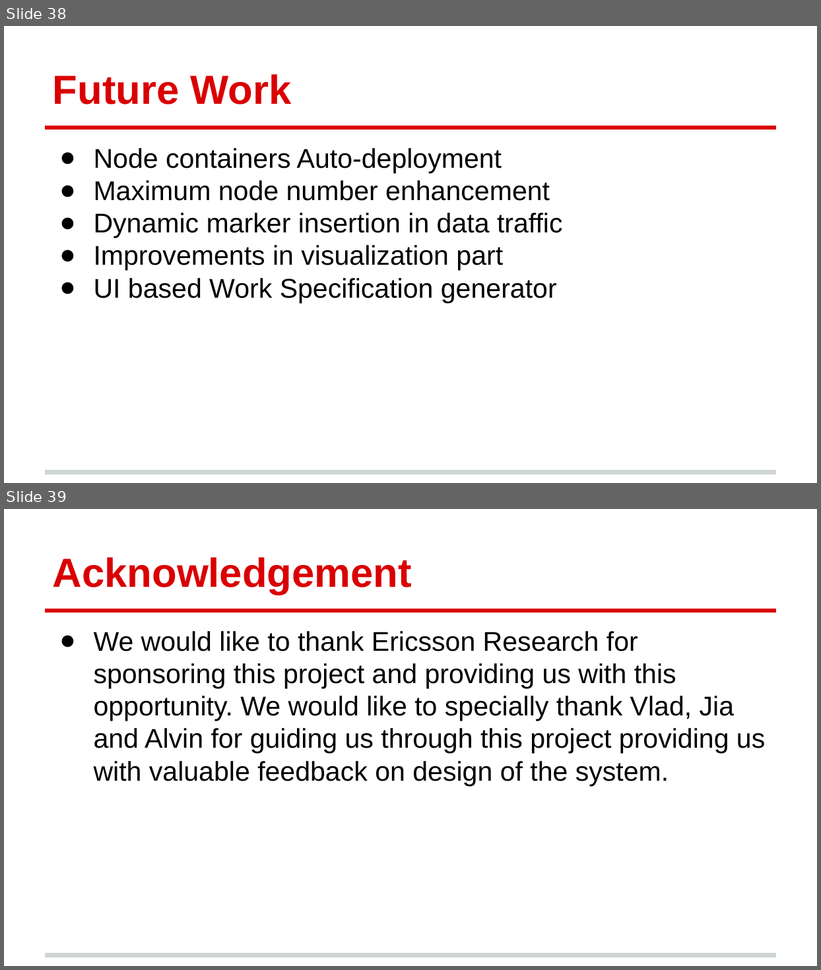
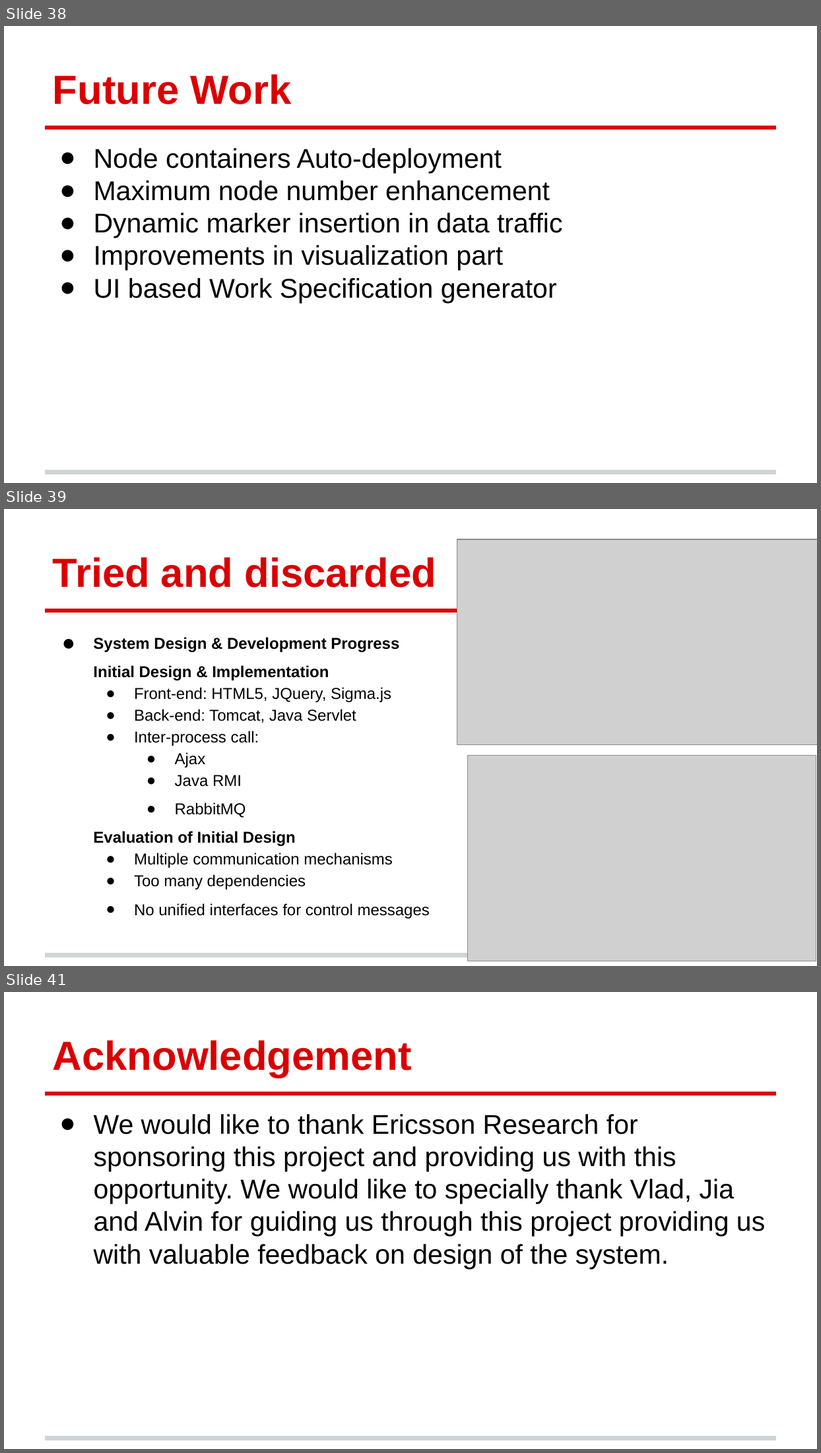
Before and after one commit to cmusv-sc/Practicum2014-Ericsson-Media, a slide deck: docs/presentations/Final Presentation.pptx. Shown one above the other, each under a label of ours: slides 38 and 39 before the commit, slides 38, 39 and 41 after it; the slides between them are not shown. The pictures are 821x970 and 821x1453 pixels, drawn with LibreOffice and Linux fonts; fonts in the diff are those of the drawing; grey boxes stand for pictures. Boxes give left, top, right and bottom in pixels: in the first picture for what was removed or moved away, otherwise in the second. Text is boxed around its words. In the diff, an @@ line names an element or a change of style, - is before the commit and + after.

```diff
--- a/docs/presentations/Final Presentation.pptx
+++ b/docs/presentations/Final Presentation.pptx
@@ slide 39 added at (x1=4, y1=509, x2=817, y2=966), background #FFFFFF; not listed: 2 template elements that a slide beside it also shows @@
@@ picture added at (x1=457, y1=539, x2=817, y2=745) @@
@@ text added at (x1=53, y1=557, x2=436, y2=588), 36 pt, text #DA0002, bold @@
+Tried and discarded
@@ text added at (x1=93, y1=637, x2=430, y2=919), 14 pt, text #000000 @@
+● System Design & Development Progress
+Initial Design & Implementation
+● Front-end: HTML5, JQuery, Sigma.js
+● Back-end: Tomcat, Java Servlet
+● Inter-process call:
+● Ajax
+● Java RMI
+● RabbitMQ
+Evaluation of Initial Design
+● Multiple communication mechanisms
+● Too many dependencies
+● No unified interfaces for control messages
@@ picture added at (x1=467, y1=755, x2=816, y2=961) @@
@@ what was slide 39 is now slide 41 @@
```
Also in this commit, not shown: 4 slides changed, 1 other slide added, 1 other file.
